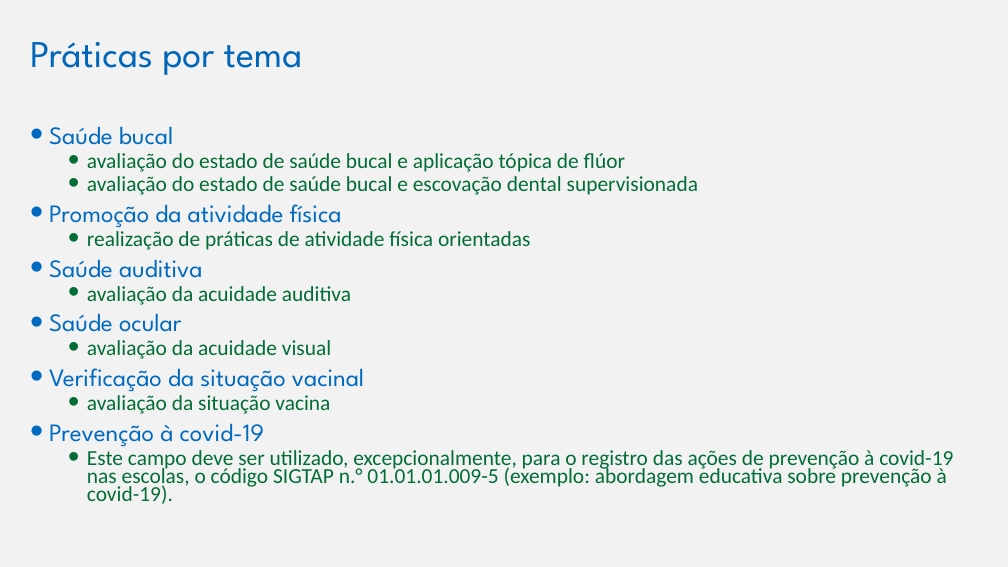
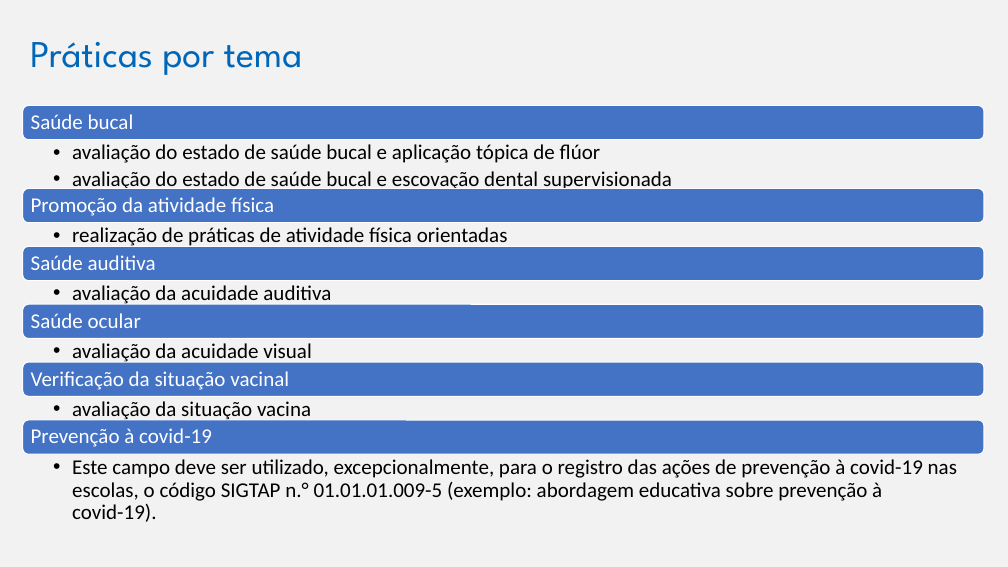
Before and after one commit to marfontenele2/MeusCursos, a slide deck: slide 22 of PSE.pptx (slide 23 before the commit). Drawn at 1008x567 pixels with LibreOffice and Linux fonts; fonts in the diff are those of the drawing; background and template pictures are left out. Boxes give left, top, right and bottom in pixels: in the first picture for what was removed or moved away, otherwise in the second. Text is boxed around its words. In the diff, an @@ line names an element or a change of style, - is before the commit and + after.

```diff
--- a/PSE.pptx
+++ b/PSE.pptx
@@ text removed at (49,126,953,504) @@
-• Saúde bucal
-  • avaliação do estado de saúde bucal e aplicação tópica de flúor
-  • avaliação do estado de saúde bucal e escovação dental supervisionada
-• Promoção da atividade física
-  • realização de práticas de atividade física orientadas
-• Saúde auditiva
-  • avaliação da acuidade auditiva
-• Saúde ocular
-  • avaliação da acuidade visual
-• Verificação da situação vacinal
-  • avaliação da situação vacina
-• Prevenção à covid-19
-  • Este campo deve ser utilizado, excepcionalmente, para o registro das ações de prevenção à covid-19 nas escolas, o código SIGTAP n.° 01.01.01.009-5 (exemplo: abordagem educativa sobre prevenção à covid-19).
@@ group added at (23,106,985,501): 12 texts, 6 rounded rectangles @@
+Saúde bucal
+  • avaliação do estado de saúde bucal e aplicação tópica de flúor
+  • avaliação do estado de saúde bucal e escovação dental supervisionada
+Promoção da atividade física
+  • realização de práticas de atividade física orientadas
+Saúde auditiva
+  • avaliação da acuidade auditiva
+Saúde ocular
+  • avaliação da acuidade visual
+Verificação da situação vacinal
+  • avaliação da situação vacina
+Prevenção à covid-19
+  • Este campo deve ser utilizado, excepcionalmente, para o registro das ações de prevenção à covid-19 nas escolas, o código SIGTAP n.° 01.01.01.009-5 (exemplo: abordagem educativa sobre prevenção à covid-19).
```
Also in this commit, not shown: 1 other slide changed, 1 slide removed.
